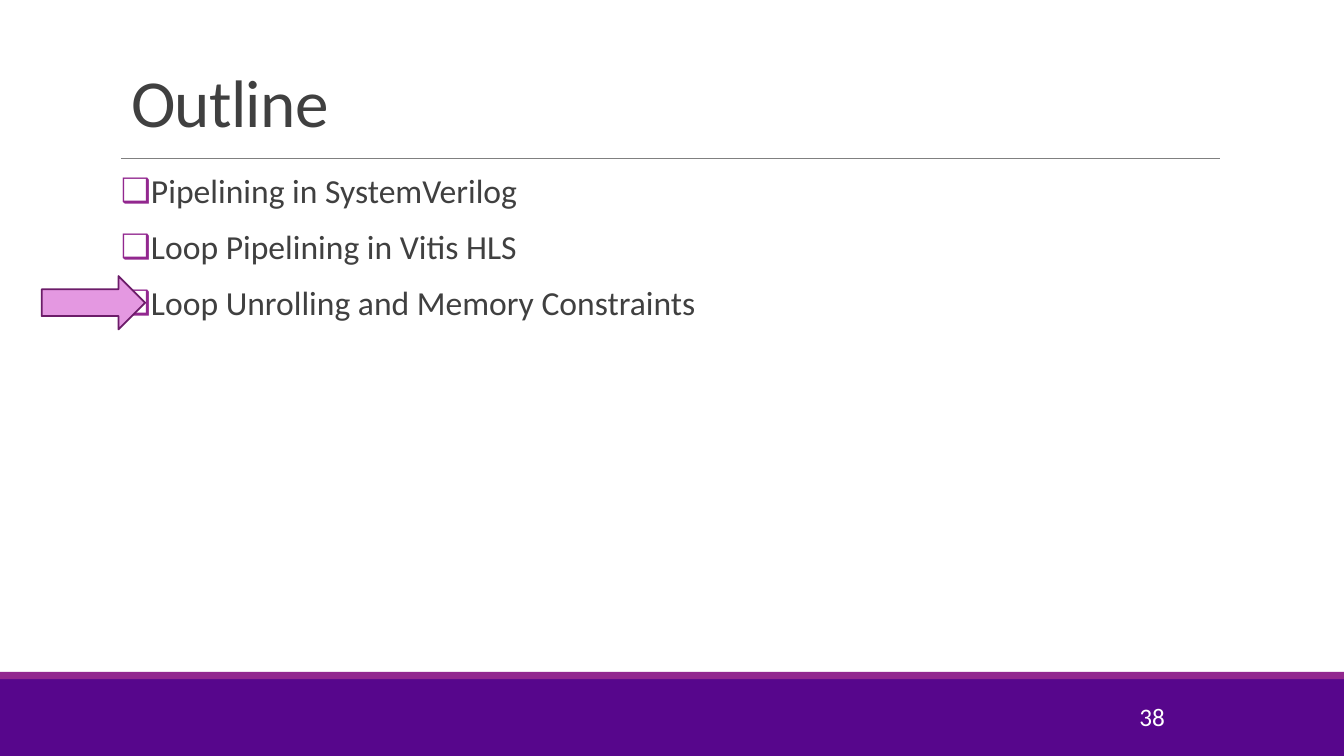
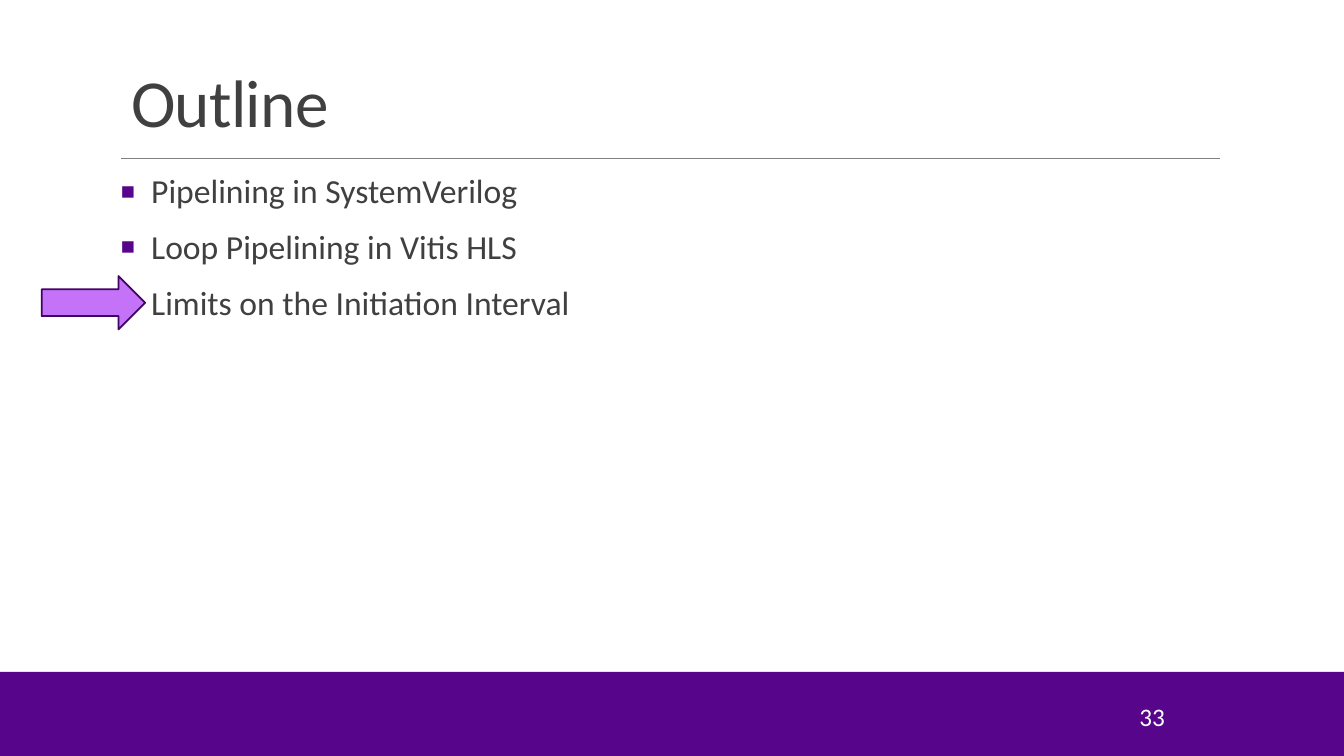
Before and after one commit to sdrangan/hwdesign, a slide deck: slide 33 of units/unit07_loopopt/loopopt.pptx (slide 38 before the commit). Drawn at 1344x756 pixels with LibreOffice and Linux fonts; fonts in the diff are those of the drawing; background and template pictures are left out. Boxes give left, top, right and bottom in pixels: in the first picture for what was removed or moved away, otherwise in the second. Text is boxed around its words. In the diff, an @@ line names an element or a change of style, - is before the commit and + after.

```diff
--- a/units/unit07_loopopt/loopopt.pptx
+++ b/units/unit07_loopopt/loopopt.pptx
@@ text at box(151, 179, 517, 265): bullet ❑ to ■; bullet colour #92278F to #57068C @@
@@ right arrow at box(41, 276, 145, 330): fill #E498E1 to #C473F9; outline #6C1D6A 1.25 pt to #400468 1.25 pt @@
@@ text at box(151, 291, 570, 316): text changed @@
-❑ Loop Unrolling and Memory Constraints
+■ Limits on the Initiation Interval
@@ rectangle at box(0, 671, 1344, 679): fill #92278F to #57068C @@
@@ page number at box(1139, 709, 1165, 726): text changed @@
-38
+33
```
Also in this commit, not shown: 11 other slides changed, 28 slides added, 33 slides removed, 18 other files.
